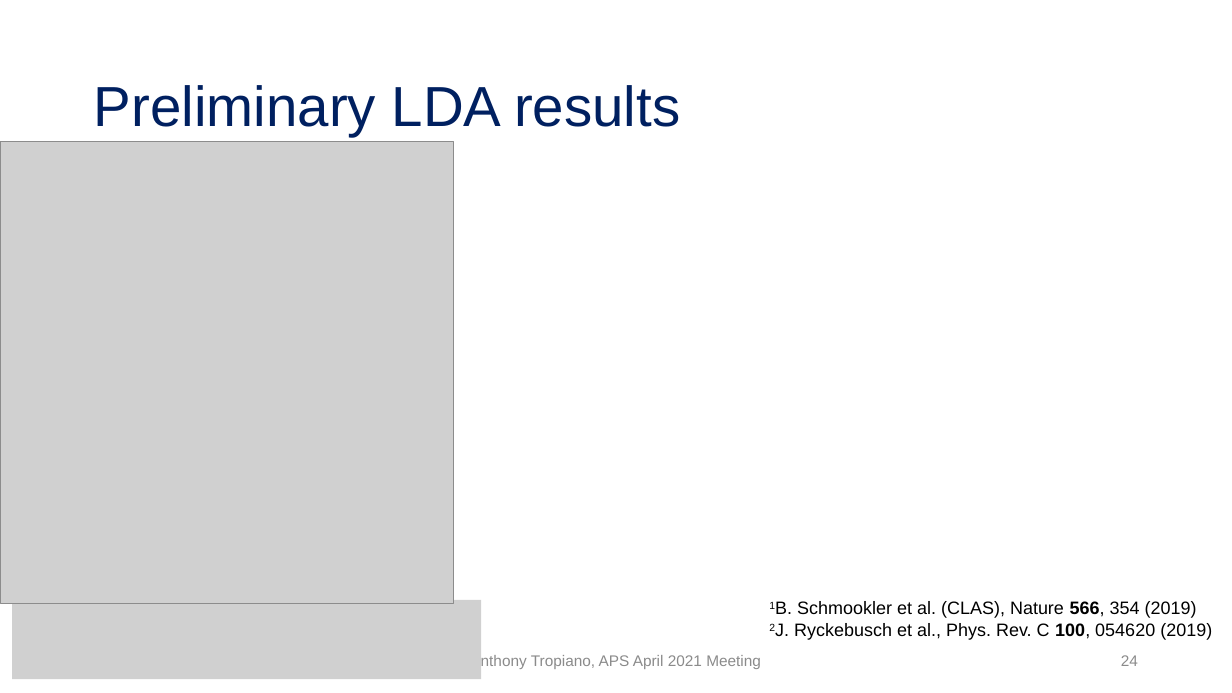
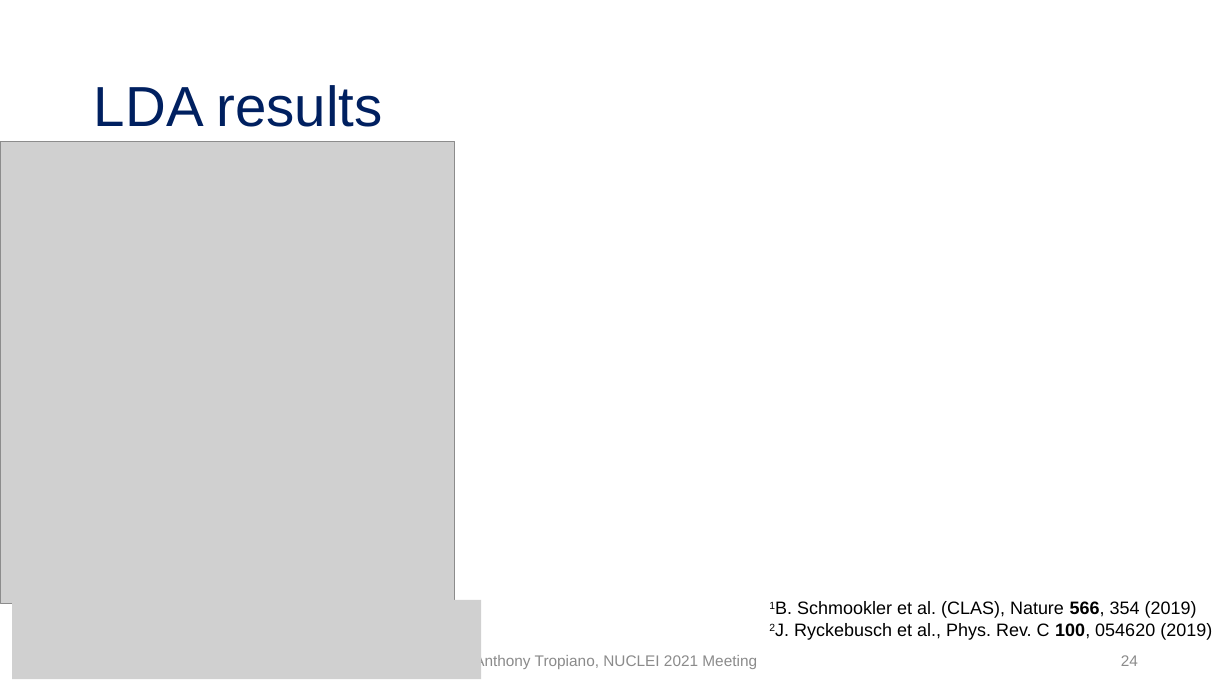
Before and after one commit to tropiano4/tropiano-srg, a slide deck: slide 24 of Presentations/NUCLEI_June2021/tropiano_nuclei_june2021.pptx. Drawn at 1232x693 pixels with LibreOffice and Linux fonts; fonts in the diff are those of the drawing; grey boxes stand for pictures. Boxes give left, top, right and bottom in pixels: in the first picture for what was removed or moved away, otherwise in the second. Text is boxed around its words. In the diff, an @@ line names an element or a change of style, - is before the commit and + after.

```diff
--- a/Presentations/NUCLEI_June2021/tropiano_nuclei_june2021.pptx
+++ b/Presentations/NUCLEI_June2021/tropiano_nuclei_june2021.pptx
@@ title at <box>94,85,382,127</box>: text changed @@
-Preliminary LDA results
+LDA results
@@ text at <box>474,654,757,670</box>: text changed @@
-Anthony Tropiano, APS April 2021 Meeting
+Anthony Tropiano, NUCLEI 2021 Meeting
```
Also in this commit, not shown: 23 other slides changed.
